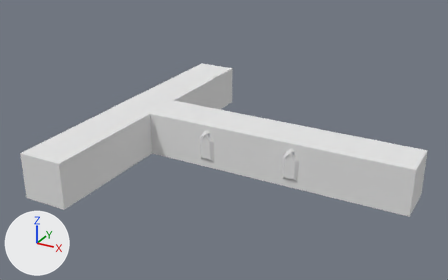
The Blender file Corredor360/Assets/SETS/corridor.blend as it was, and as the next commit left it.
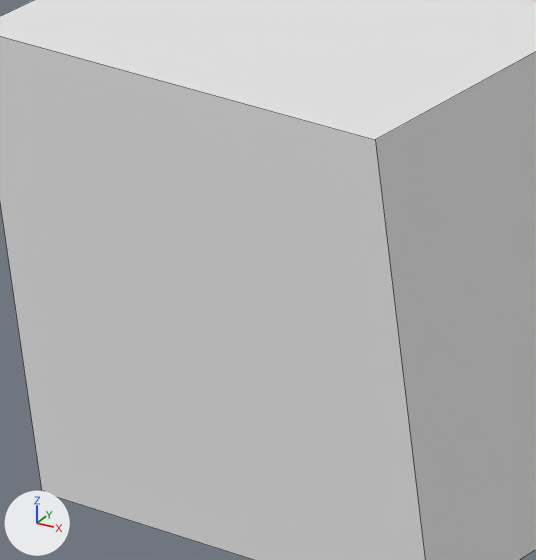
Each version appears first whole from a camera (50 mm lens) standing at (10.74, -22.61, 12.31) and looking at (-1.36, -0.61, 1.31), and next in a close-up on the part from 5% to 17% of the width and 54% to 73% of the height. Every picture has the same lights, and +X, +Y and +Z are marked at lower left. The close-ups show mesh edges as thin lines.

The first close-up shows 'Corridor'.
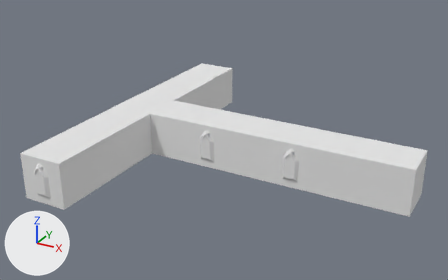
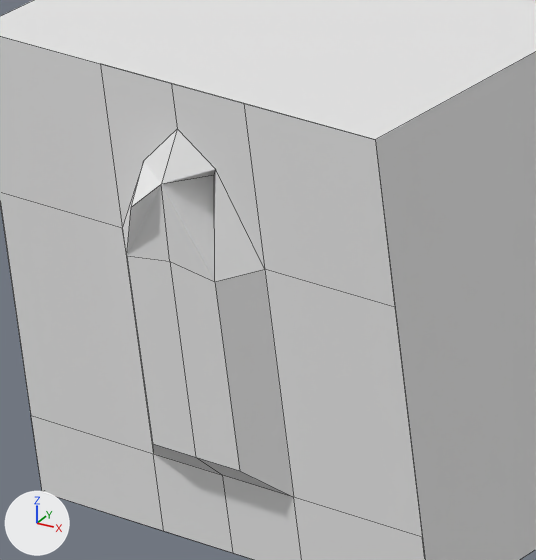
Location of each change, [x1, y1, x2, y2] in pixels of the close-ups (536 x 560 px):
part 1 of me_corridor, added
    after: [0, 36, 425, 560]

The change in detail:
me_corridor has 2350 vertices, 2272 faces and spans x -7.11..7.0, y -7.0..7.1, z -1.06..1.04.
me_corridor is used by ob_corridor; location (0.0, 0.0, 1.0).
me_corridor part 1: the loose piece of 31 vertices spanning x -3.0..-1.0, y -1.19..-0.91, z -1.0..1.0 is copied, and the copy is moved by (-4.0, -6.0, 0.0); it spans x -7.0..-5.0, y -7.19..-6.91, z -1.0..1.0.
